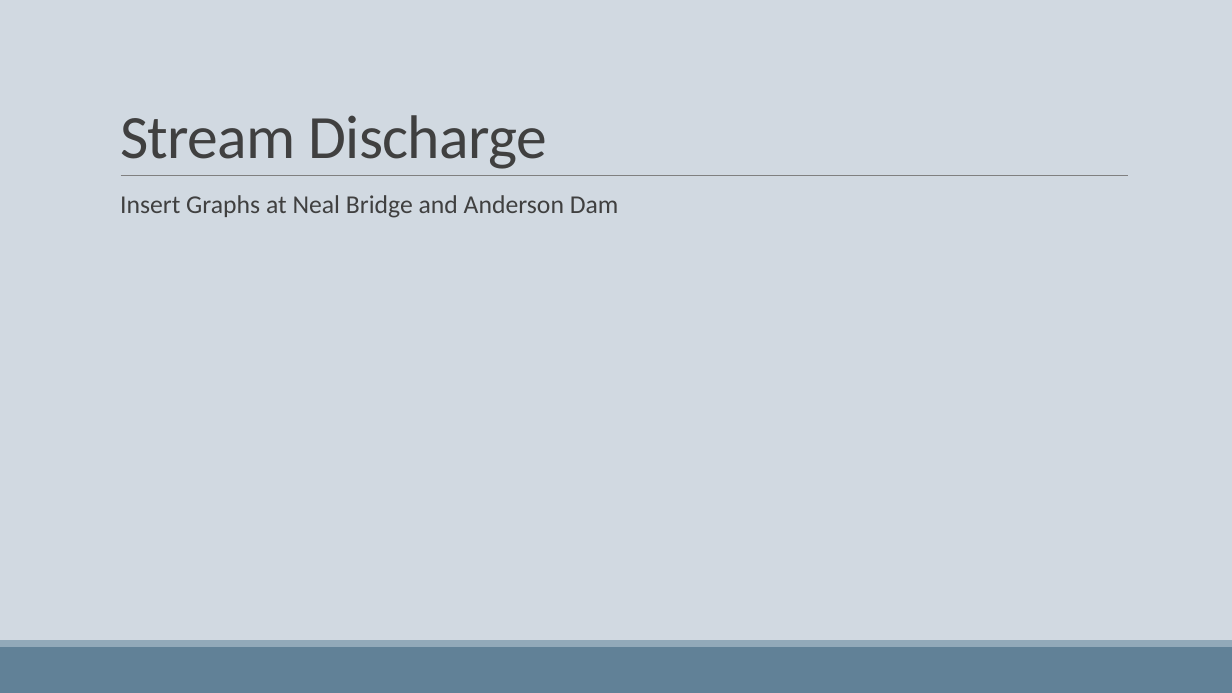
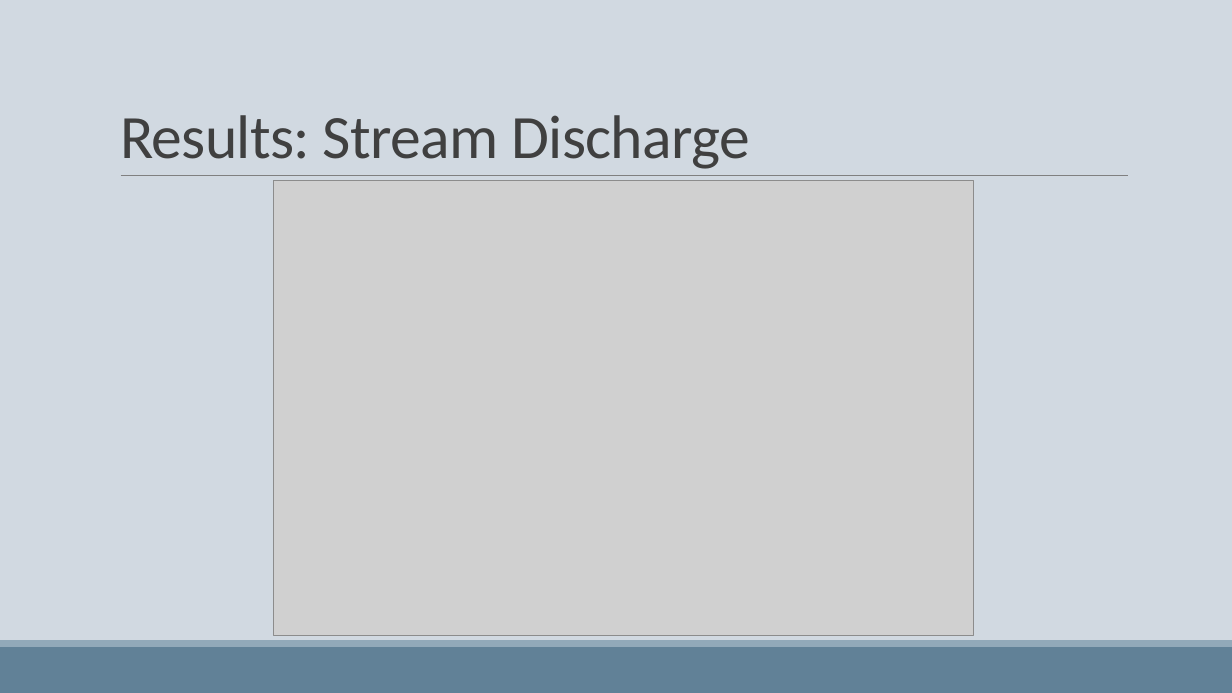
Before and after one commit to woz22/thesis, a slide deck: slide 6 of courses/geog475_pres.pptx (slide 7 before the commit). Drawn at 1232x693 pixels with LibreOffice and Linux fonts; fonts in the diff are those of the drawing; grey boxes stand for pictures. Boxes give left, top, right and bottom in pixels: in the first picture for what was removed or moved away, otherwise in the second. Text is boxed around its words. In the diff, an @@ line names an element or a change of style, - is before the commit and + after.

Commit message:
geog475 graphs
exported R graphs of cumulative discharge, powerpoint pres, fuels guide table templates

```diff
--- a/courses/geog475_pres.pptx
+++ b/courses/geog475_pres.pptx
@@ title at <box>120,115,750,169</box>: text changed @@
-Stream Discharge
+Results: Stream Discharge
@@ text removed at <box>120,195,619,218</box> @@
-  Insert Graphs at Neal Bridge and Anderson Dam
@@ picture added at <box>274,181,973,636</box> @@
```
Also in this commit, not shown: 8 other slides changed, 1 slide added, 1 slide removed, 5 other files.
